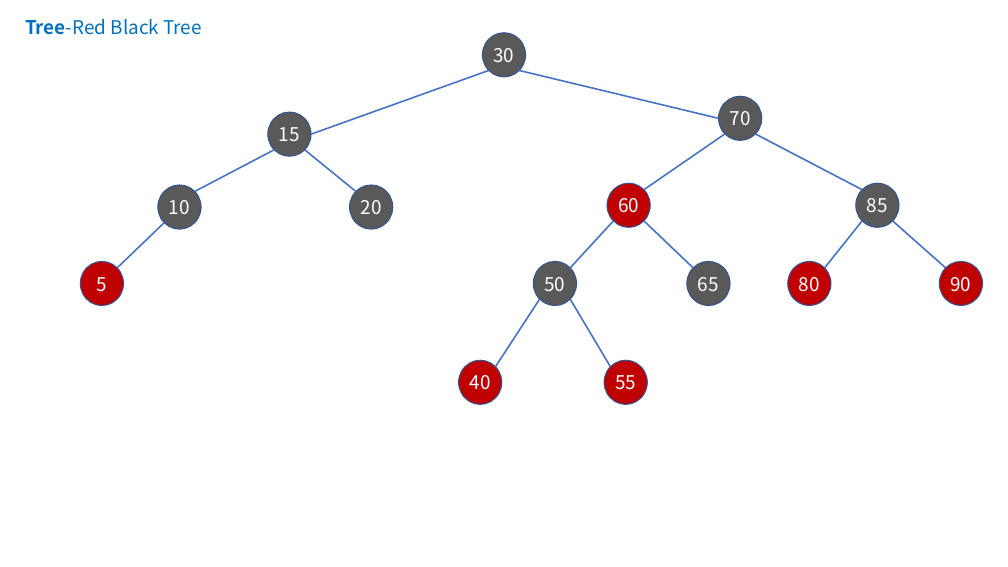
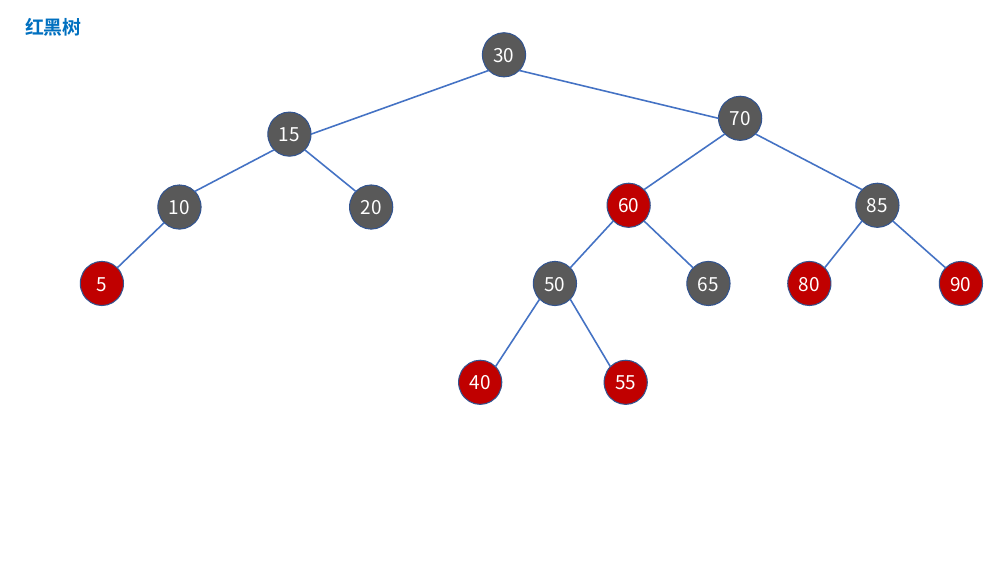
Before and after one commit to online-books/Data-Structures-and-Algorithm-Analysis-in-TS, a slide deck: slide 1 of Assets/visualization.pptx. Drawn at 1008x567 pixels with LibreOffice and Linux fonts; fonts in the diff are those of the drawing. Boxes give left, top, right and bottom in pixels: in the first picture for what was removed or moved away, otherwise in the second. Text is boxed around its words. In the diff, an @@ line names an element or a change of style, - is before the commit and + after.

```diff
--- a/Assets/visualization.pptx
+++ b/Assets/visualization.pptx
@@ text at (x1=25, y1=18, x2=82, y2=36): text changed; bold on @@
-Tree-Red Black Tree
+红黑树
```
Also in this commit, not shown: 32 other files.
